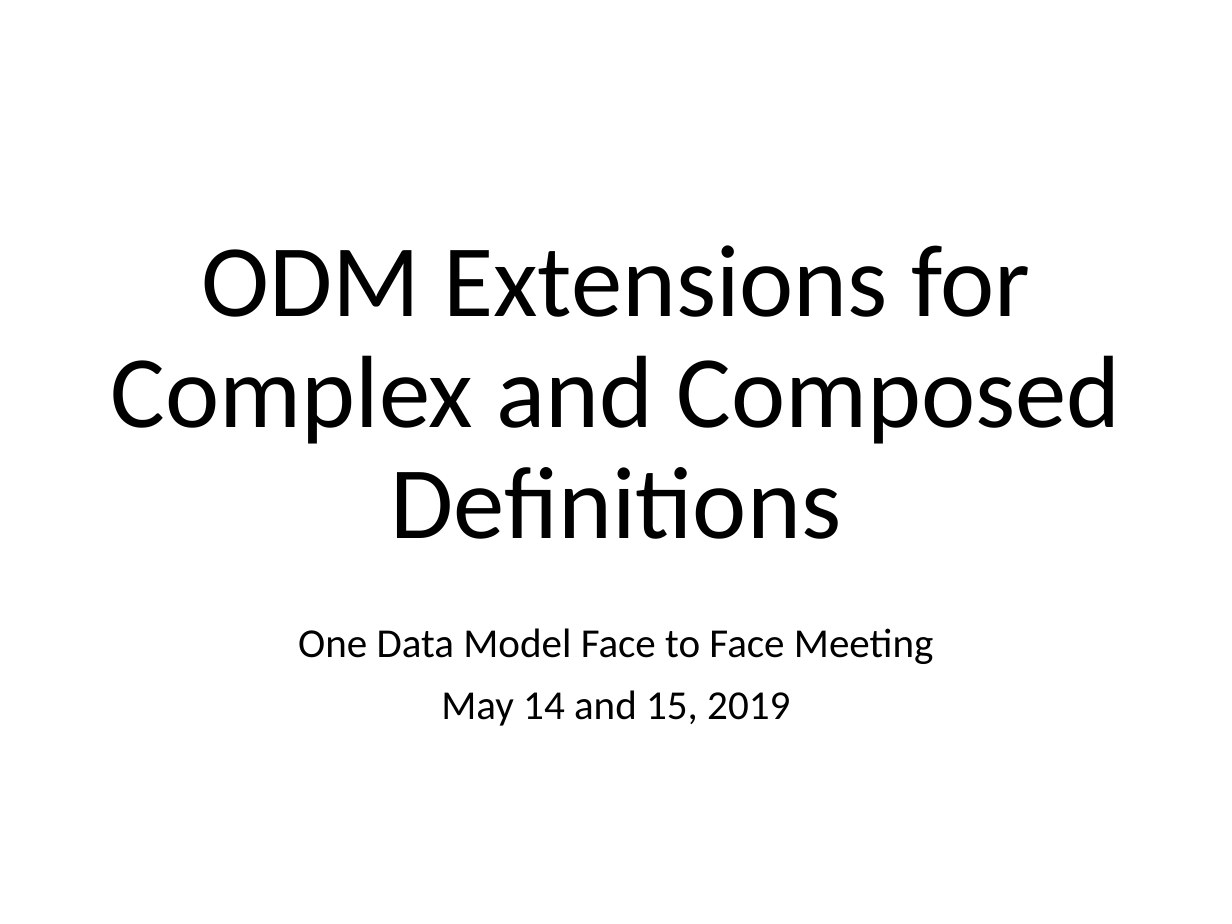
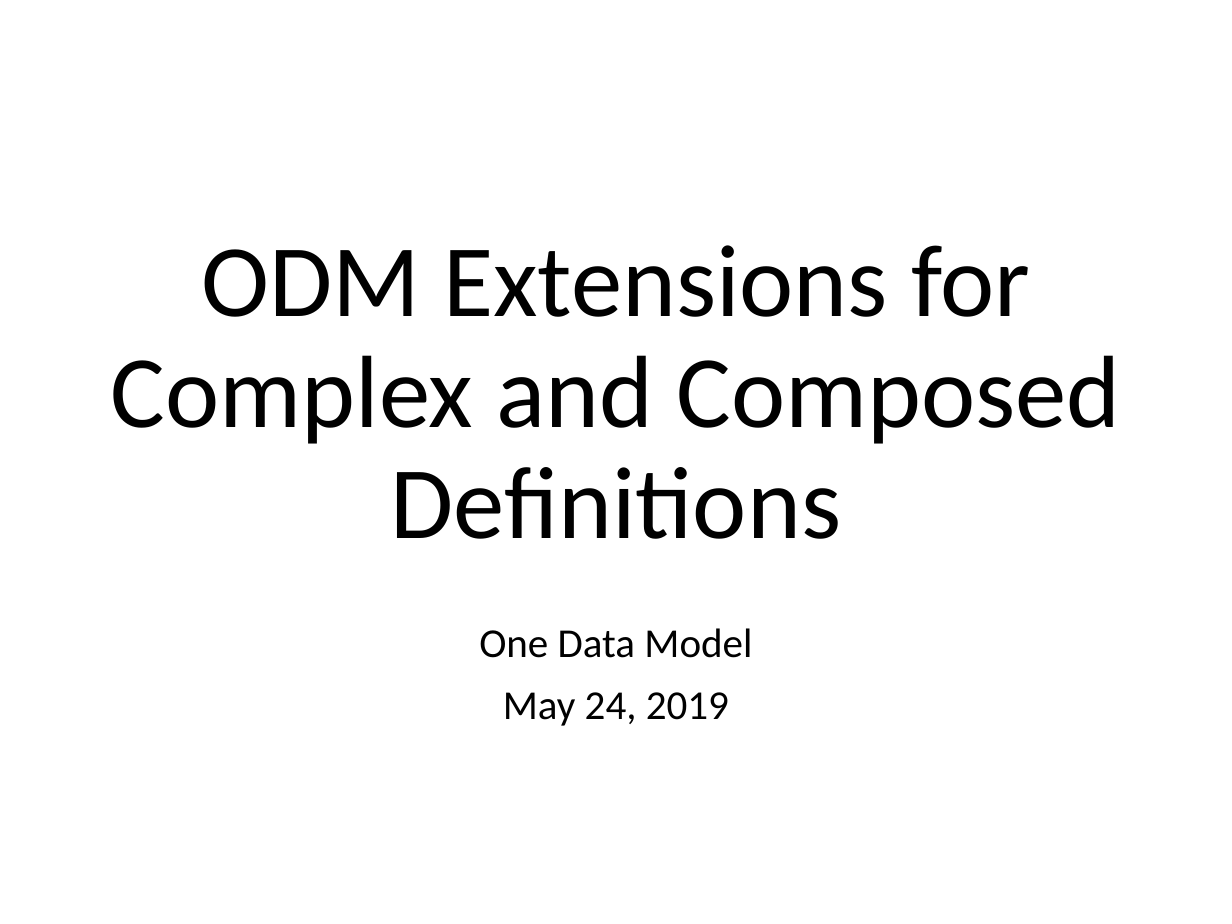
Before and after one commit to mjkoster/ODM-Examples, a slide deck: slide 1 of sdf-extensions.pptx. Drawn at 1232x924 pixels with LibreOffice and Linux fonts; fonts in the diff are those of the drawing. Boxes give left, top, right and bottom in pixels: in the first picture for what was removed or moved away, otherwise in the second. Text is boxed around its words. In the diff, an @@ line names an element or a change of style, - is before the commit and + after.

```diff
--- a/sdf-extensions.pptx
+++ b/sdf-extensions.pptx
@@ subtitle at [479,628,752,726]: text changed @@
-One Data Model Face to Face Meeting
-May 14 and 15, 2019
+One Data Model
+May 24, 2019
```
Also in this commit, not shown: 4 other slides changed, 2 slides added.
